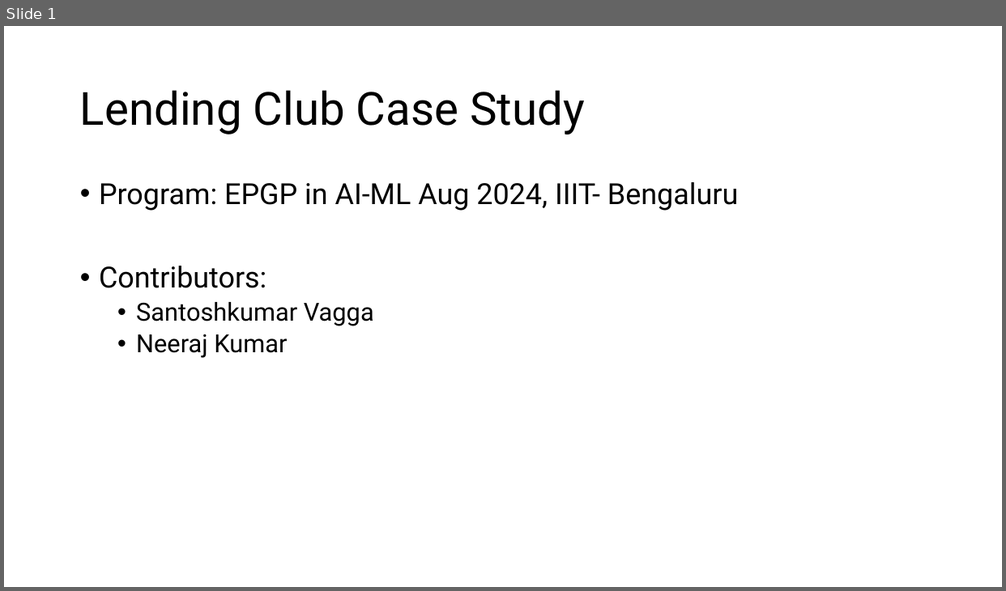
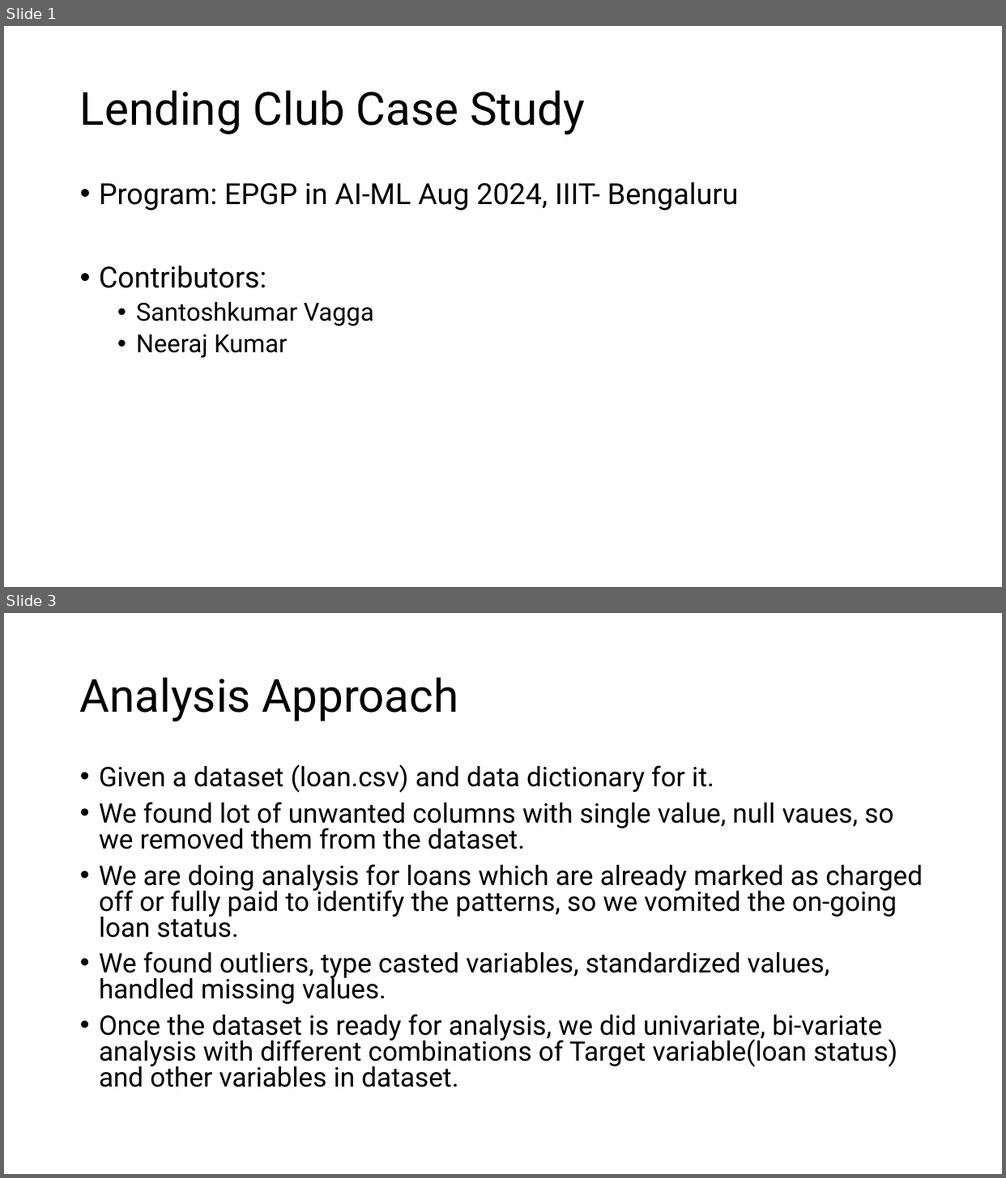
Before and after one commit to devsan95/LendingClubCaseStudy, a slide deck: Lending Club Case Study.pptx. Shown one above the other, each under a label of ours: slide 1 before the commit, slides 1 and 3 after it; the slides between them are not shown. The pictures are 1006x591 and 1006x1178 pixels, drawn with LibreOffice and Linux fonts; fonts in the diff are those of the drawing. Boxes give left, top, right and bottom in pixels: in the first picture for what was removed or moved away, otherwise in the second. Text is boxed around its words. In the diff, an @@ line names an element or a change of style, - is before the commit and + after.

```diff
--- a/Lending Club Case Study.pptx
+++ b/Lending Club Case Study.pptx
@@ slide 3 added at [4,613,1002,1174], background #FFFFFF @@
@@ title added at [80,677,458,722], 44 pt, text #000000 @@
+Analysis Approach
@@ text added at [99,764,923,1088], 25.9 pt, text #000000 @@
+• Given a dataset (loan.csv) and data dictionary for it.
+• We found lot of unwanted columns with single value, null vaues, so we removed them from the dataset.
+• We are doing analysis for loans which are already marked as charged off or fully paid to identify the patterns, so we vomited the on-going loan status.
+• We found outliers, type casted variables, standardized values, handled missing values.
+• Once the dataset is ready for analysis, we did univariate, bi-variate analysis with different combinations of Target variable(loan status) and other variables in dataset.
```
Also in this commit, not shown: 19 other slides added, 1 slide removed, 1 other file.
